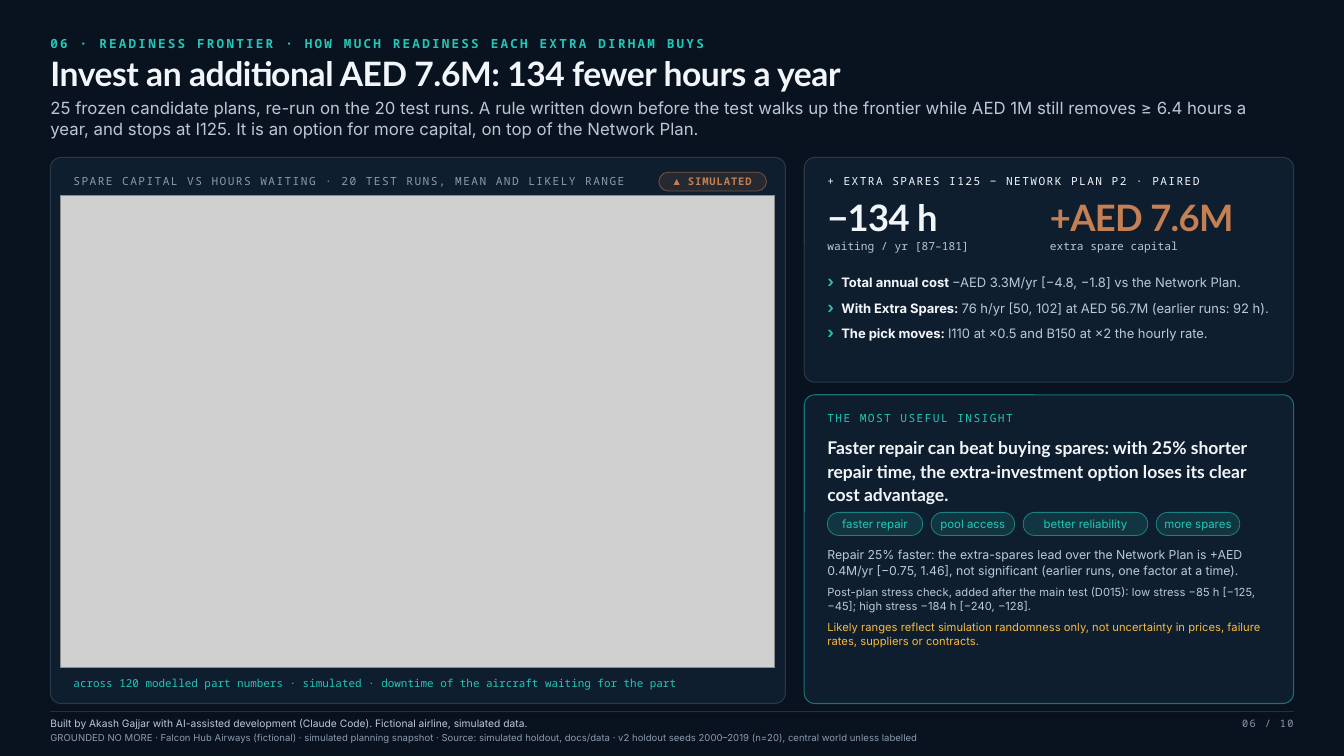
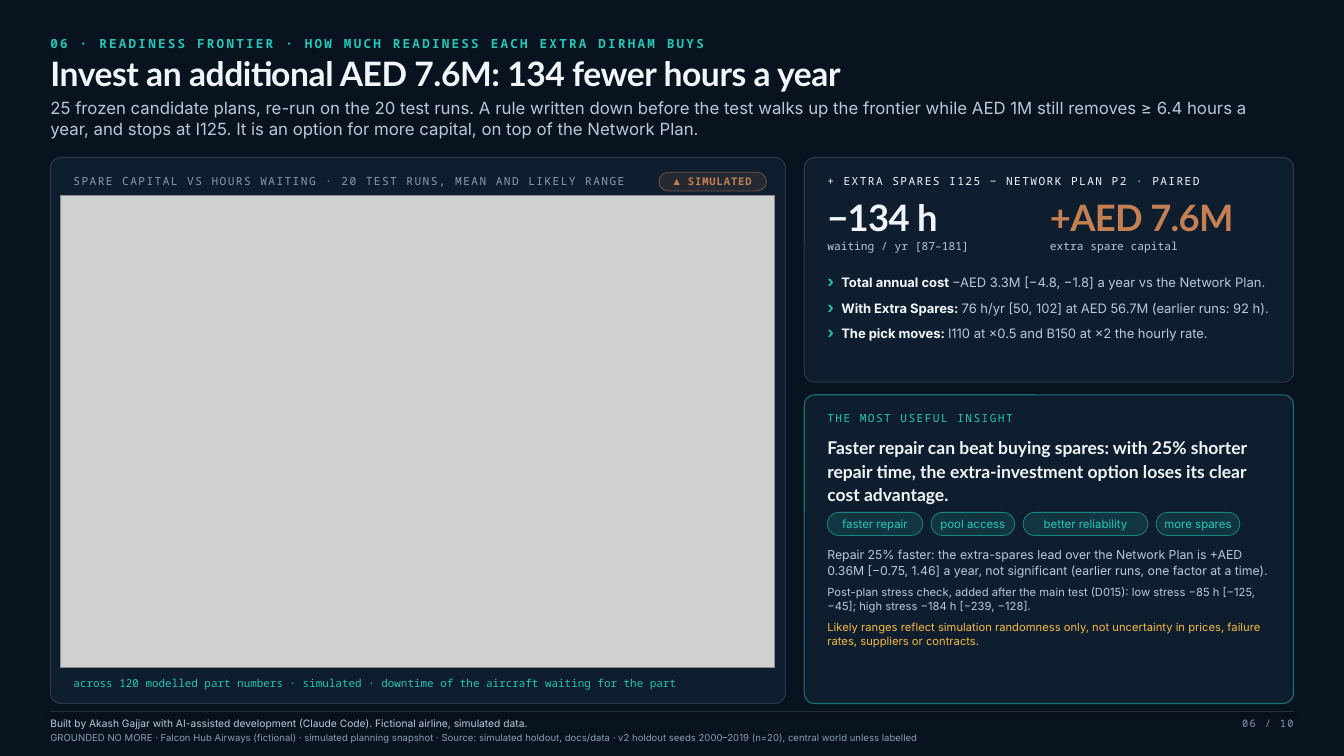
Before and after one commit to akashgajjar07-hue/grounded-no-more, a slide deck: slide 6 of presentations/case_study_deck.pptx. Drawn at 1344x756 pixels with LibreOffice and Linux fonts; fonts in the diff are those of the drawing; grey boxes stand for pictures; background and template pictures are left out. Boxes give left, top, right and bottom in pixels: in the first picture for what was removed or moved away, otherwise in the second. Text is boxed around its words. In the diff, an @@ line names an element or a change of style, - is before the commit and + after.

```diff
--- a/presentations/case_study_deck.pptx
+++ b/presentations/case_study_deck.pptx
@@ text at (841, 276, 1265, 290): text changed @@
-› Total annual cost −AED 3.3M/yr [−4.8, −1.8] vs the Network Plan.
+› Total annual cost −AED 3.3M [−4.8, −1.8] a year vs the Network Plan.
@@ text at (827, 549, 1268, 613): text changed @@
-Repair 25% faster: the extra-spares lead over the Network Plan is +AED 0.4M/yr [−0.75, 1.46], not significant (earlier runs, one factor at a time).
-Post-plan stress check, added after the main test (D015): low stress −85 h [−125, −45]; high stress −184 h [−240, −128].
+Repair 25% faster: the extra-spares lead over the Network Plan is +AED 0.36M [−0.75, 1.46] a year, not significant (earlier runs, one factor at a time).
+Post-plan stress check, added after the main test (D015): low stress −85 h [−125, −45]; high stress −184 h [−239, −128].
```
Also in this commit, not shown: 6 other slides changed, 41 other files.
